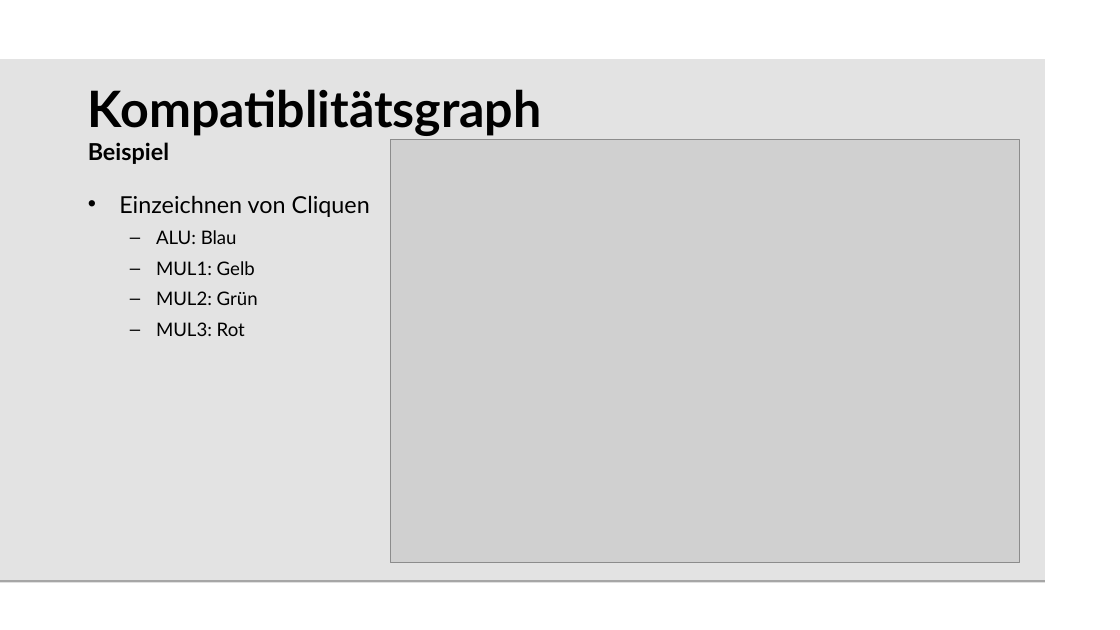
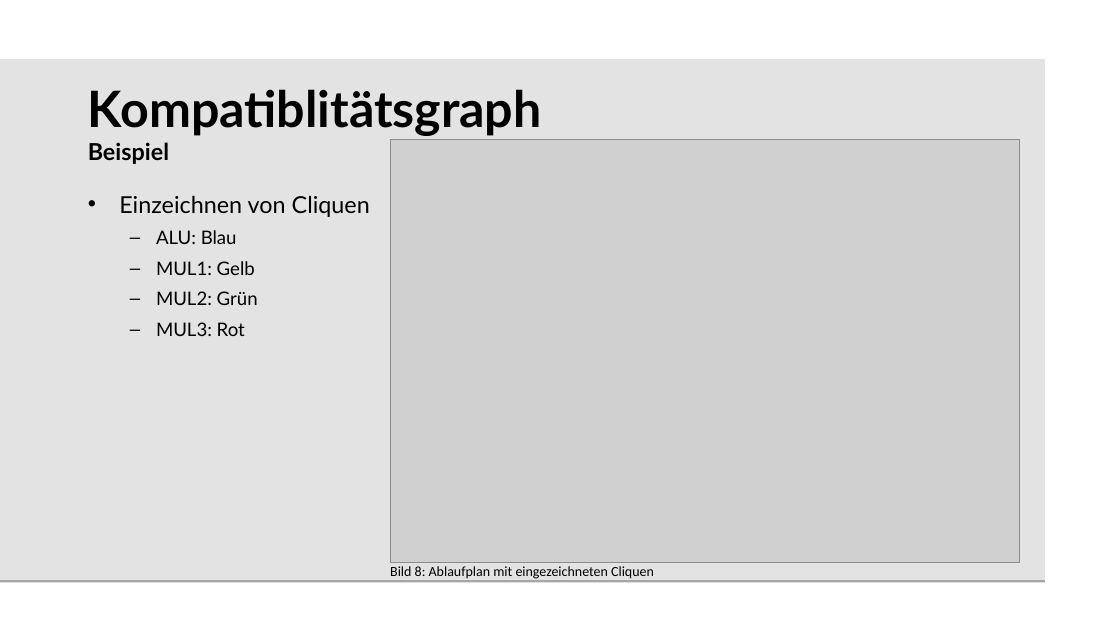
Before and after one commit to beLipinski/HW2, a slide deck: slide 14 of Presentation/Sharing and Binding for General Circuits.odp. Drawn at 1120x630 pixels with LibreOffice and Linux fonts; fonts in the diff are those of the drawing; grey boxes stand for pictures; background and template pictures are left out. Boxes give left, top, right and bottom in pixels: in the first picture for what was removed or moved away, otherwise in the second. Text is boxed around its words. In the diff, an @@ line names an element or a change of style, - is before the commit and + after.

```diff
--- a/Presentation/Sharing and Binding for General Circuits.odp
+++ b/Presentation/Sharing and Binding for General Circuits.odp
@@ text added at bbox=[390, 566, 654, 579], 12 pt, text #000000 @@
+Bild 8: Ablaufplan mit eingezeichneten Cliquen
```
Also in this commit, not shown: 15 other slides changed, 3 slides added, 2 slides removed.
